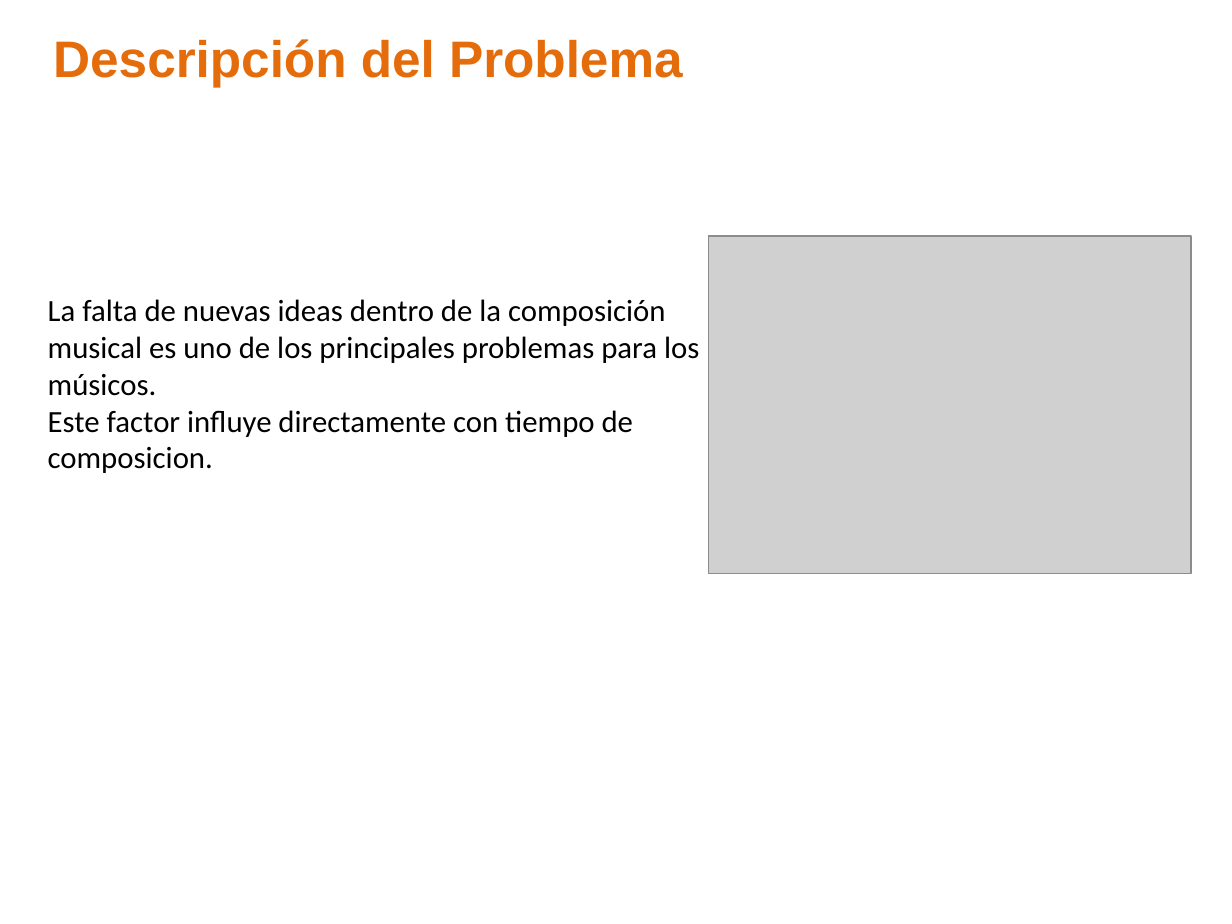
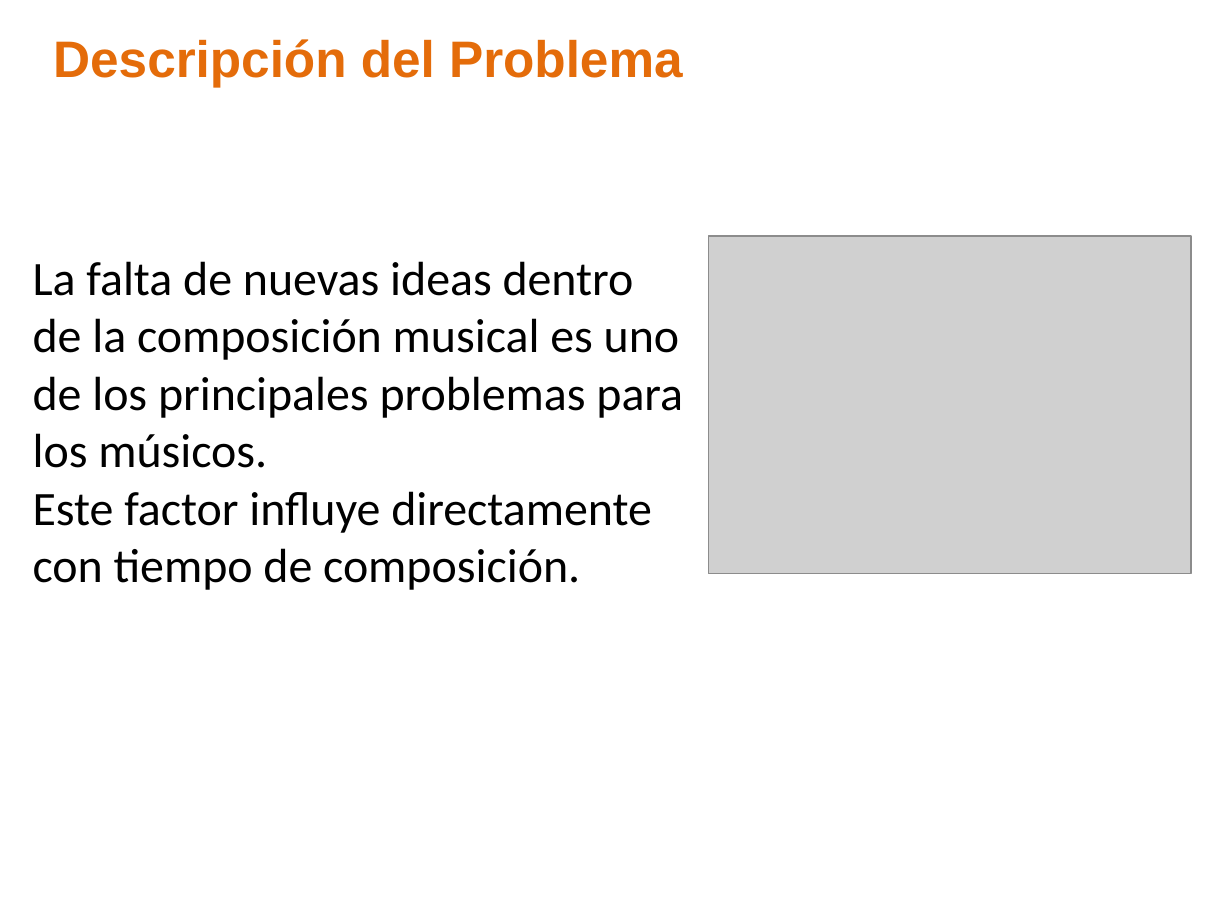
Before and after one commit to ealn/Tesis, a slide deck: slide 2 of documentos/Presentacion.pptx. Drawn at 1232x924 pixels with LibreOffice and Linux fonts; fonts in the diff are those of the drawing; grey boxes stand for pictures; background and template pictures are left out. Boxes give left, top, right and bottom in pixels: in the first picture for what was removed or moved away, otherwise in the second. Text is boxed around its words. In the diff, an @@ line names an element or a change of style, - is before the commit and + after.

```diff
--- a/documentos/Presentacion.pptx
+++ b/documentos/Presentacion.pptx
@@ text "La falta de nuevas ideas ...": place and size @@
-text "La falta de nuevas ideas ..." at box(48, 299, 699, 473)
+text "La falta de nuevas ideas ..." at box(33, 261, 683, 590)
@@ text at box(33, 261, 683, 468): size 18 to 28 pt in "La falta de nuevas ideas dentro de ..." @@
@@ text at box(33, 491, 652, 590): text changed; size 18 to 28 pt @@
-Este factor influye directamente con tiempo de composicion.
+Este factor influye directamente con tiempo de composición.
```
Also in this commit, not shown: 10 other slides changed, 4 slides added, 1 other file.
